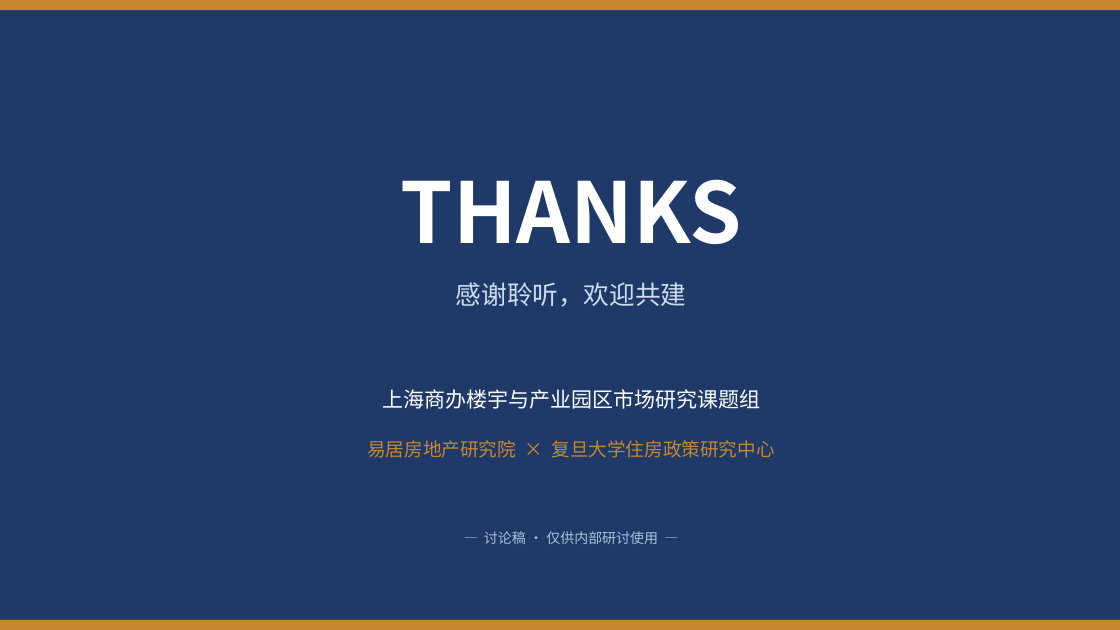
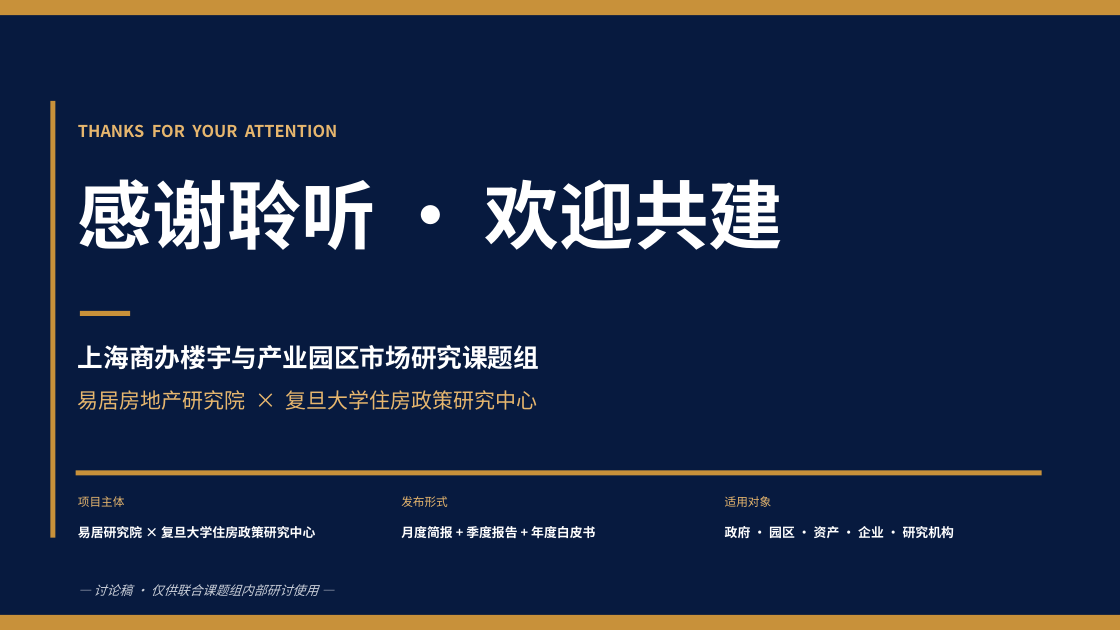
Before and after one commit to hujigang2010-maker/AIDEN, a slide deck: slide 37 of 上海商办楼宇与产业园区市场深度报告/上海商办楼宇与产业园区市场深度报告_汇报版.pptx (slide 19 before the commit). Drawn at 1120x630 pixels with LibreOffice and Linux fonts; fonts in the diff are those of the drawing. Boxes give left, top, right and bottom in pixels: in the first picture for what was removed or moved away, otherwise in the second. Text is boxed around its words. In the diff, an @@ line names an element or a change of style, - is before the commit and + after.

```diff
--- a/上海商办楼宇与产业园区市场深度报告/上海商办楼宇与产业园区市场深度报告_汇报版.pptx
+++ b/上海商办楼宇与产业园区市场深度报告/上海商办楼宇与产业园区市场深度报告_汇报版.pptx
@@ rectangle at (0,0,1120,630): fill #1F3A68 to #071A3F @@
@@ rectangle at (0,0,1120,15): fill #C8862D to #C8913A @@
@@ rectangle: place and size @@
-rectangle at (0,0,1120,10)
+rectangle at (0,0,1120,15)
@@ rectangle added at (50,101,55,538), fill #C8913A @@
@@ vertical alignment middle to top in 3 elements at (78,179,784,250), (94,584,318,596), (78,124,337,137) @@
@@ text at (78,124,337,137): text changed; size 72 to 14 pt; text colour #FFFFFF to #E6B66E @@
-THANKS
+THANKS FOR YOUR ATTENTION
@@ text at (78,179,784,250): text changed; size 22 to 64 pt; text colour #CFDDF0 to #FFFFFF; bold on @@
-感谢聆听，欢迎共建
+感谢聆听 · 欢迎共建
@@ rectangle added at (80,311,130,316), fill #C8913A @@
@@ text "上海商办楼宇与产业园区市场研究课题组": place and size @@
-text "上海商办楼宇与产业园区市场研究课题组" at (382,389,760,409)
+text "上海商办楼宇与产业园区市场研究课题组" at (78,345,539,370)
@@ text "上海商办楼宇与产业园区市场研究课题组" at (78,345,539,370): size 18 to 22 pt, bold on; alignment centre to left; line spacing 1 to 1.15; more space between paragraphs; vertical alignment middle to top @@
@@ text "易居房地产研究院 × 复旦大学住房政策研究中心": place and size @@
-text "易居房地产研究院 × 复旦大学住房政策研究中心" at (367,440,775,458)
+text "易居房地产研究院 × 复旦大学住房政策研究中心" at (78,390,538,410)
@@ text "易居房地产研究院 × 复旦大学住房政策研究中心" at (78,390,538,410): size 16 to 18 pt, text colour #C8862D to #E6B66E; alignment centre to left; line spacing 1 to 1.15; more space between paragraphs; vertical alignment middle to top @@
@@ rectangle added at (76,471,1042,476), fill #C8913A @@
@@ text added at (78,496,125,507), 10 pt, text #E6B66E @@
+项目主体
@@ text added at (401,496,448,507), 10 pt, text #E6B66E @@
+发布形式
@@ text added at (725,496,772,507), 10 pt, text #E6B66E @@
+适用对象
@@ text added at (78,526,315,538), 11 pt, text #FFFFFF, bold @@
+易居研究院 × 复旦大学住房政策研究中心
@@ text added at (401,526,595,538), 11 pt, text #FFFFFF, bold @@
+月度简报 + 季度报告 + 年度白皮书
@@ text added at (725,526,954,538), 11 pt, text #FFFFFF, bold @@
+政府 · 园区 · 资产 · 企业 · 研究机构
@@ text at (94,584,318,596): text changed; size 12 to 11 pt; text colour #ABC0D9 to #C9CED8; italic on @@
-— 讨论稿 · 仅供内部研讨使用 —
+— 讨论稿 · 仅供联合课题组内部研讨使用 —
@@ rectangle: place and size @@
-rectangle at (0,620,1120,630)
+rectangle at (0,615,1120,630)
@@ rectangle at (0,615,1120,630): fill #C8862D to #C8913A @@
```
Also in this commit, not shown: 18 other slides changed, 18 slides added, 7 other files.
